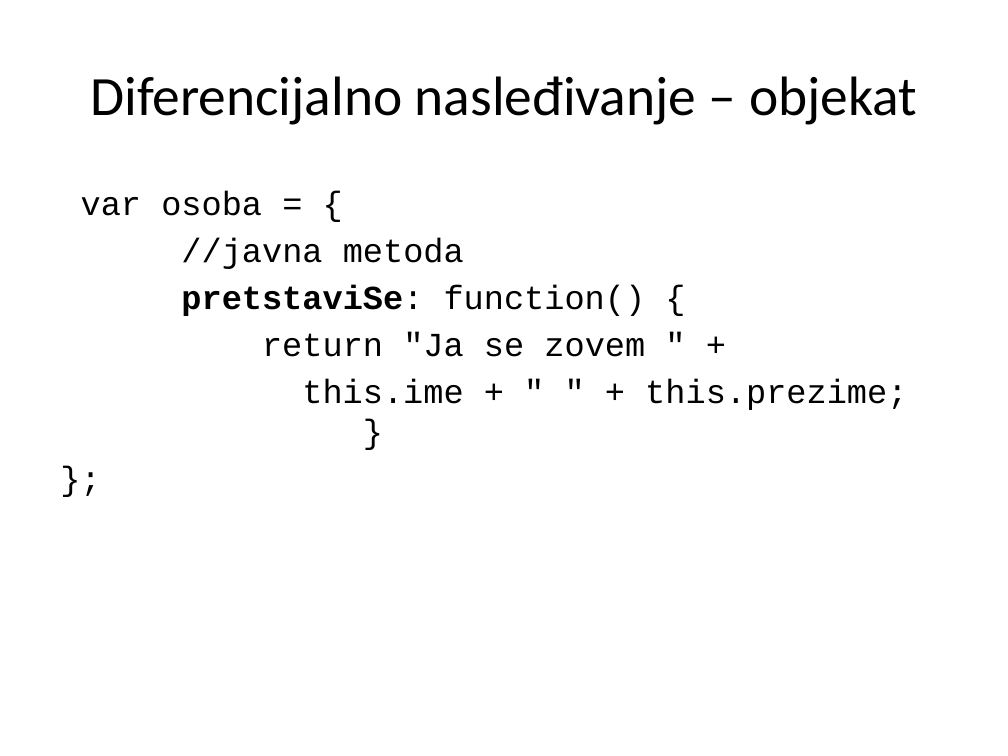
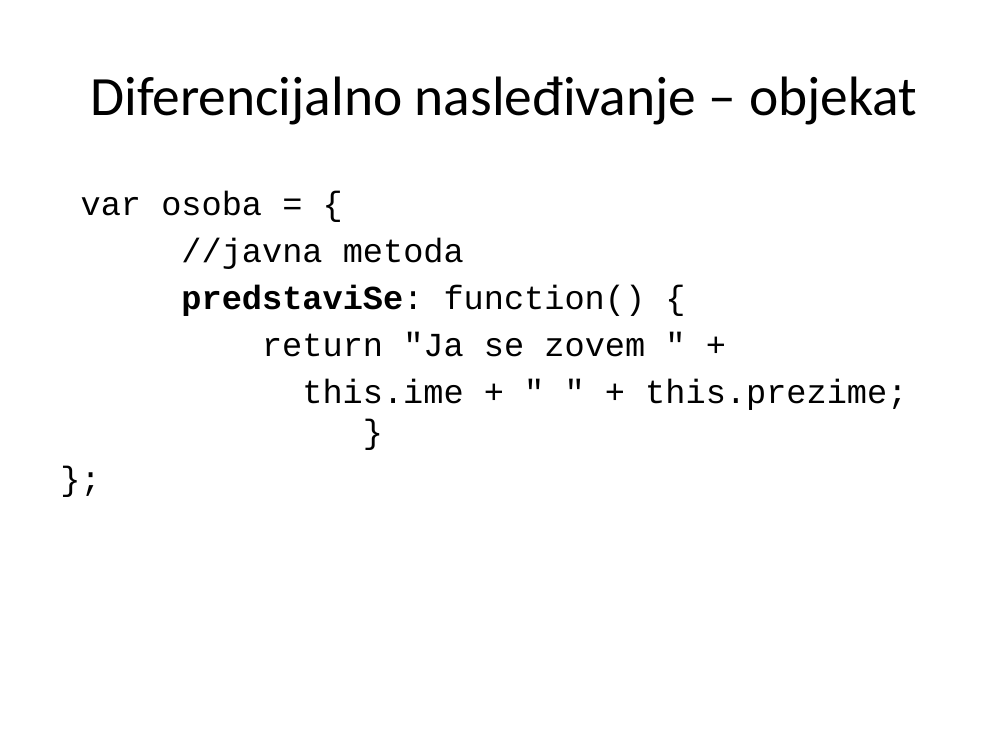
Before and after one commit to Cobrijani/2016, a slide deck: slide 16 of JavaScript/03_Nasledjivanje/JavaScript_03_Nasledjivanje.pptx. Drawn at 1008x756 pixels with LibreOffice and Linux fonts; fonts in the diff are those of the drawing. Boxes give left, top, right and bottom in pixels: in the first picture for what was removed or moved away, otherwise in the second. Text is boxed around its words. In the diff, an @@ line names an element or a change of style, - is before the commit and + after.

```diff
--- a/JavaScript/03_Nasledjivanje/JavaScript_03_Nasledjivanje.pptx
+++ b/JavaScript/03_Nasledjivanje/JavaScript_03_Nasledjivanje.pptx
@@ text at (181,284,646,316): text changed @@
-pretstaviSe: function() {
+predstaviSe: function() {
```
Also in this commit, not shown: 7 other slides changed, 4 other files.
